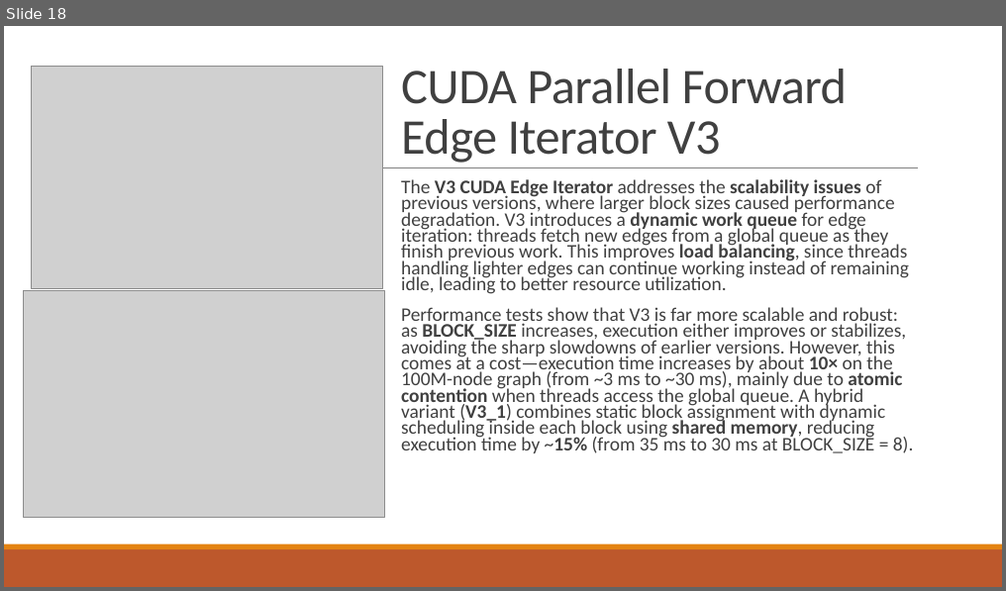
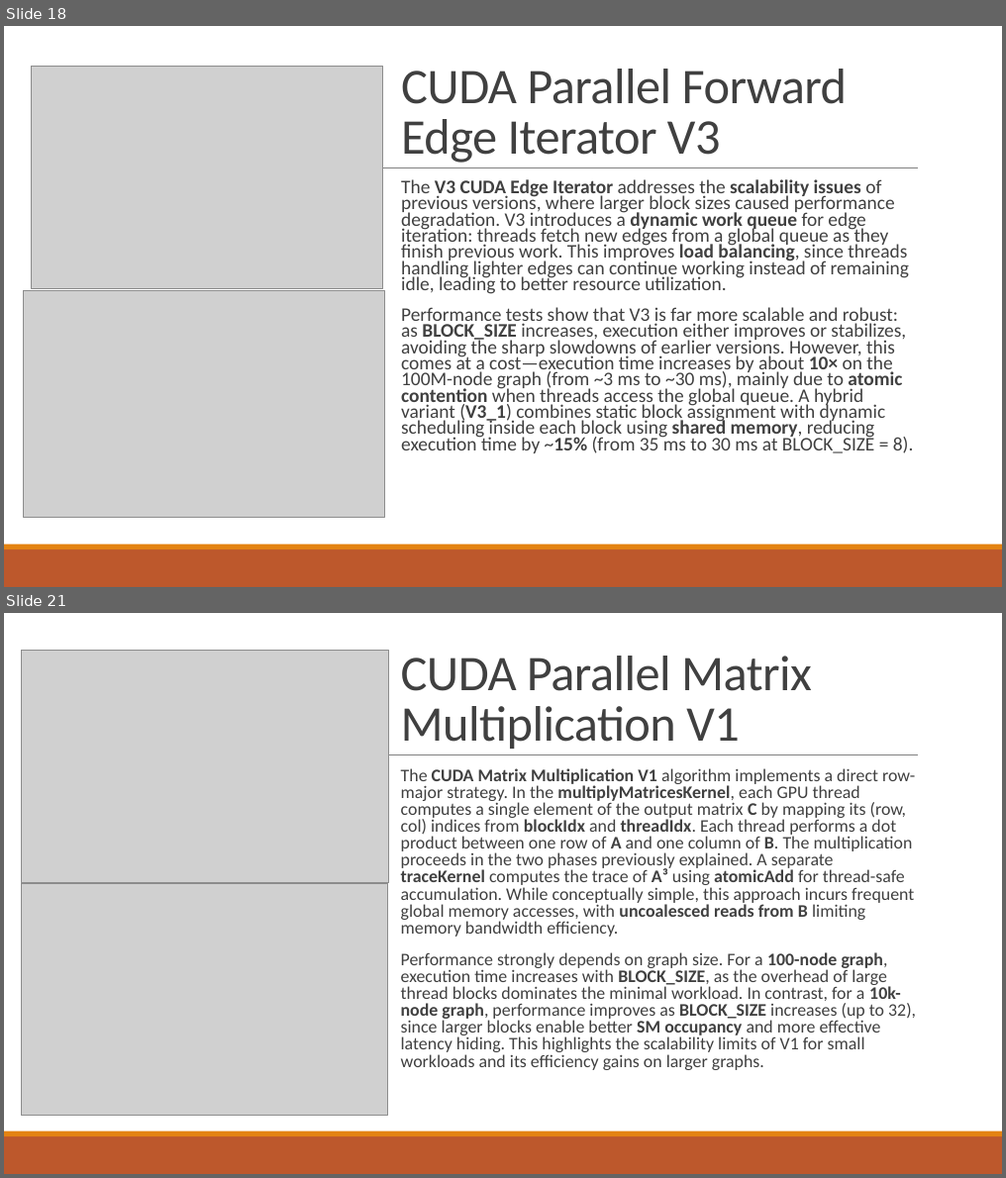
Before and after one commit to RiccardoRevalor/ParallelTriangleCounting, a slide deck: presentation.pptx. Shown one above the other, each under a label of ours: slide 18 before the commit, slides 18 and 21 after it; the slides between them are not shown. The pictures are 1006x591 and 1006x1178 pixels, drawn with LibreOffice and Linux fonts; fonts in the diff are those of the drawing; grey boxes stand for pictures. Boxes give left, top, right and bottom in pixels: in the first picture for what was removed or moved away, otherwise in the second. Text is boxed around its words. In the diff, an @@ line names an element or a change of style, - is before the commit and + after.

Commit message:
Matrix Multiplication Algorithm added on presentation

```diff
--- a/presentation.pptx
+++ b/presentation.pptx
@@ slide 21 added at [4,613,1002,1174], background #FFFFFF; not listed: 3 template elements that a slide beside it also shows @@
@@ picture added at [21,650,389,882] @@
@@ title added at [401,656,812,749], 48 pt, text #404040 @@
+CUDA Parallel Matrix Multiplication V1
@@ text added at [401,768,916,1070], 17 pt, text #404040 @@
+  The CUDA Matrix Multiplication V1 algorithm implements a direct row-major strategy. In the multiplyMatricesKernel, each GPU thread computes a single element of the output matrix C by mapping its (row, col) indices from blockIdx and threadIdx. Each thread performs a dot product between one row of A and one column of B. The multiplication proceeds in the two phases previously explained. A separate traceKernel computes the trace of A³ using atomicAdd for thread-safe accumulation. While conceptually simple, this approach incurs frequent global memory accesses, with uncoalesced reads from B limiting memory bandwidth efficiency.
+  Performance strongly depends on graph size. For a 100-node graph, execution time increases with BLOCK_SIZE, as the overhead of large thread blocks dominates the minimal workload. In contrast, for a 10k-node graph, performance improves as BLOCK_SIZE increases (up to 32), since larger blocks enable better SM occupancy and more effective latency hiding. This highlights the scalability limits of V1 for small workloads and its efficiency gains on larger graphs.
@@ picture added at [21,883,388,1115] @@
```
Also in this commit, not shown: 3 other slides added.
